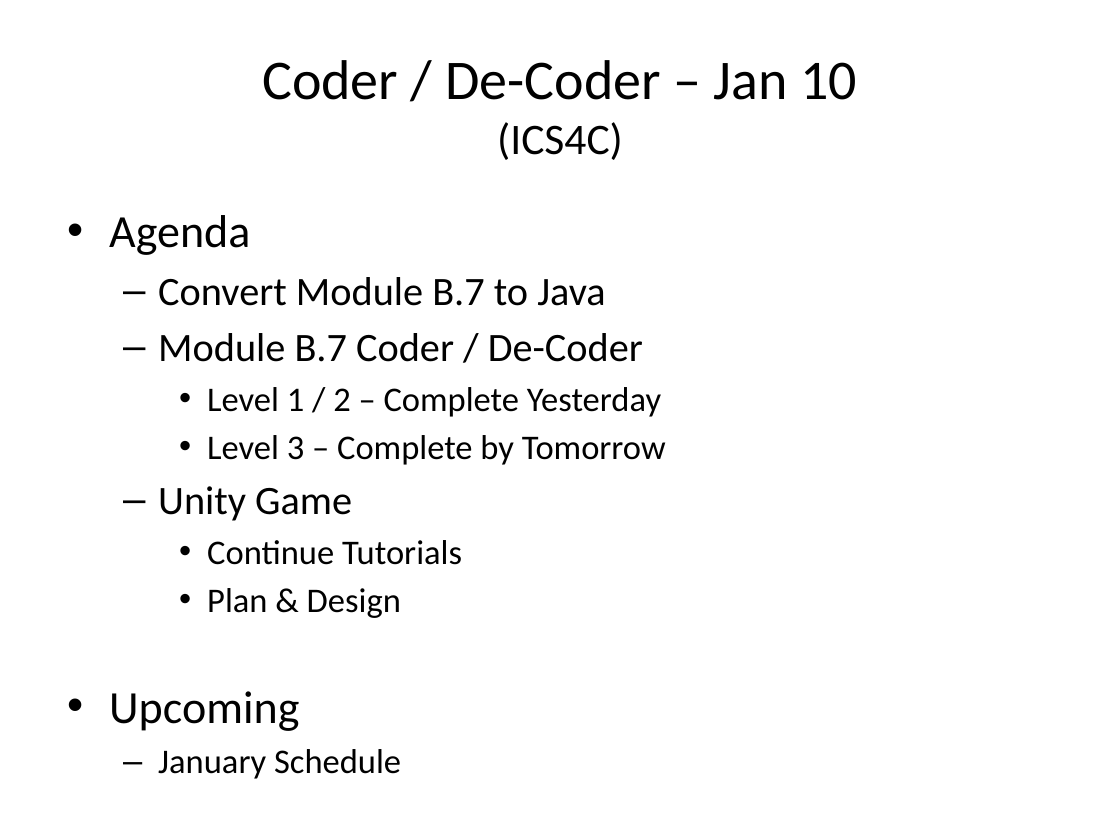
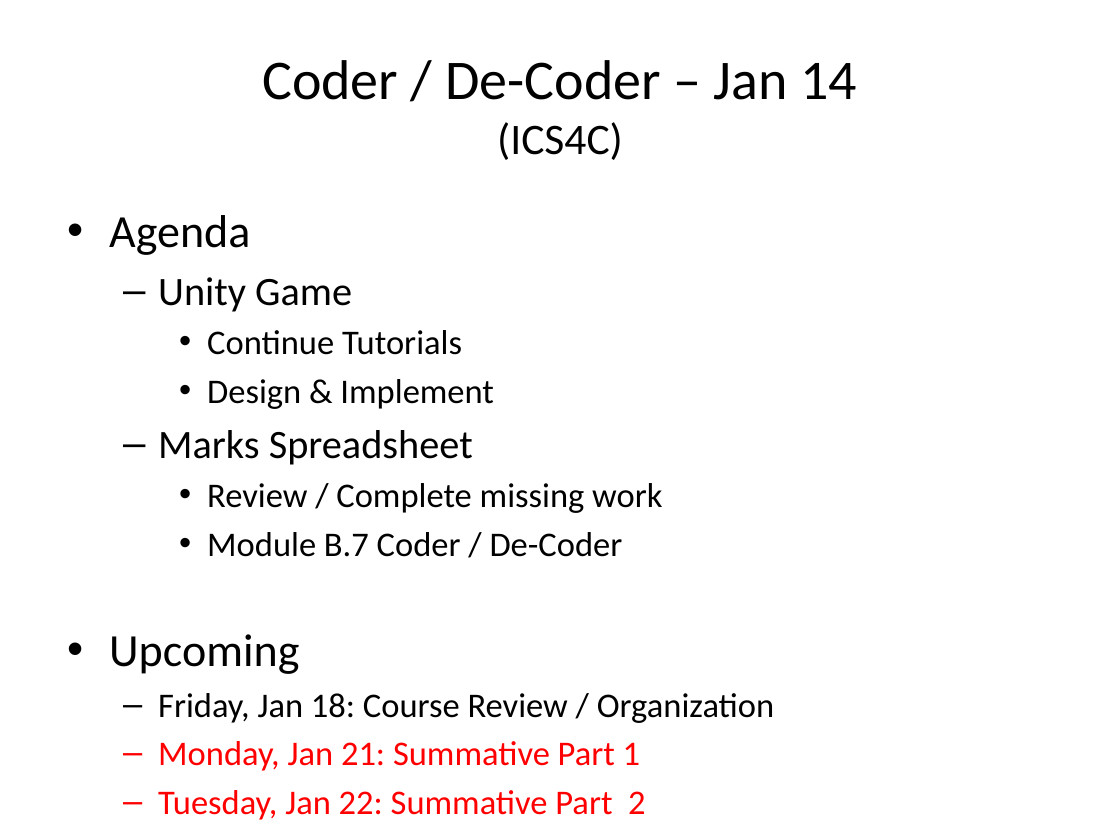
Before and after one commit to Greg5519/Old3C, a slide deck: slide 2 of Daily Agendas/Day18.1_SummativePreWork.pptx. Drawn at 1120x840 pixels with LibreOffice and Linux fonts; fonts in the diff are those of the drawing. Boxes give left, top, right and bottom in pixels: in the first picture for what was removed or moved away, otherwise in the second. Text is boxed around its words. In the diff, an @@ line names an element or a change of style, - is before the commit and + after.

```diff
--- a/Daily Agendas/Day18.1_SummativePreWork.pptx
+++ b/Daily Agendas/Day18.1_SummativePreWork.pptx
@@ title at [262,60,858,160]: text changed @@
-Coder / De-Coder – Jan 10
-(ICS4C)
+Coder / De-Coder – Jan 14
+(ICS4C)
@@ text at [158,277,666,465]: paragraphs removed @@
-  – Convert Module B.7 to Java
-  – Module B.7 Coder / De-Coder
-    • Level 1 / 2 – Complete Yesterday
-    • Level 3 – Complete by Tomorrow
@@ text at [158,379,662,557]: text changed @@
-    • Plan & Design
+    • Design & Implement
+  – Marks Spreadsheet
+    • Review / Complete missing work
+    • Module B.7 Coder / De-Coder
@@ text at [158,693,774,820]: text changed; text colour #000000 to #FF0000 @@
-  – January Schedule
+  – Friday, Jan 18: Course Review / Organization
+  – Monday, Jan 21: Summative Part 1
+  – Tuesday, Jan 22: Summative Part 2
```
Also in this commit, not shown: 1 other slide changed, 1 slide added, 4 slides removed, 1 other file.
